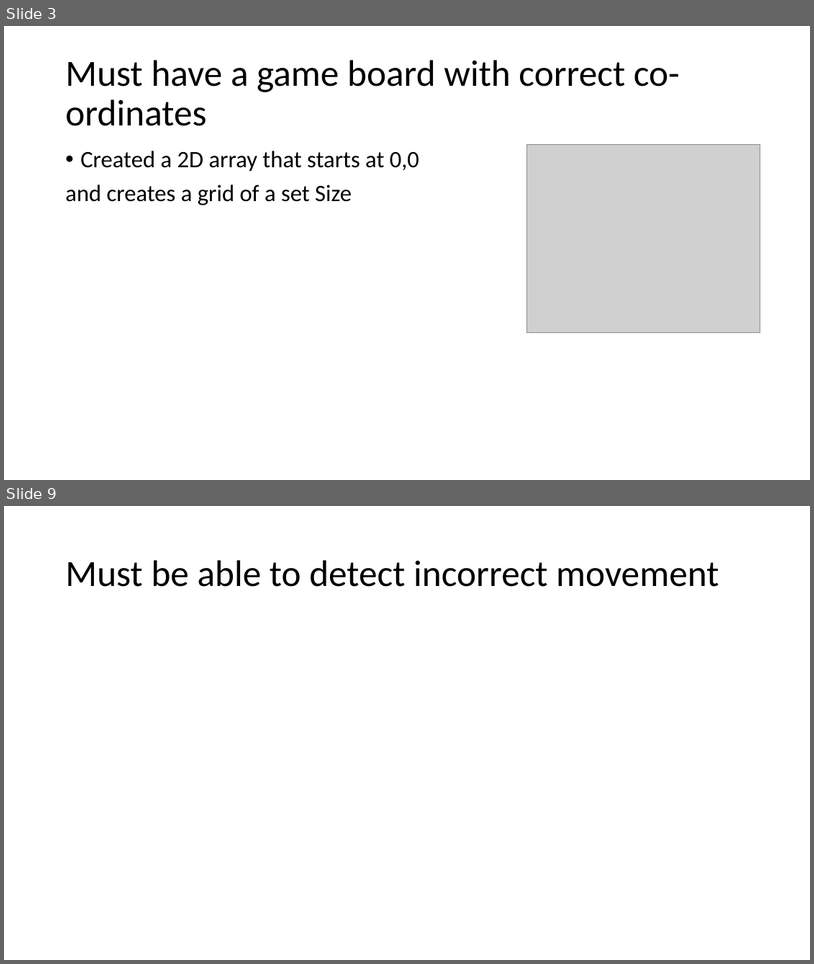
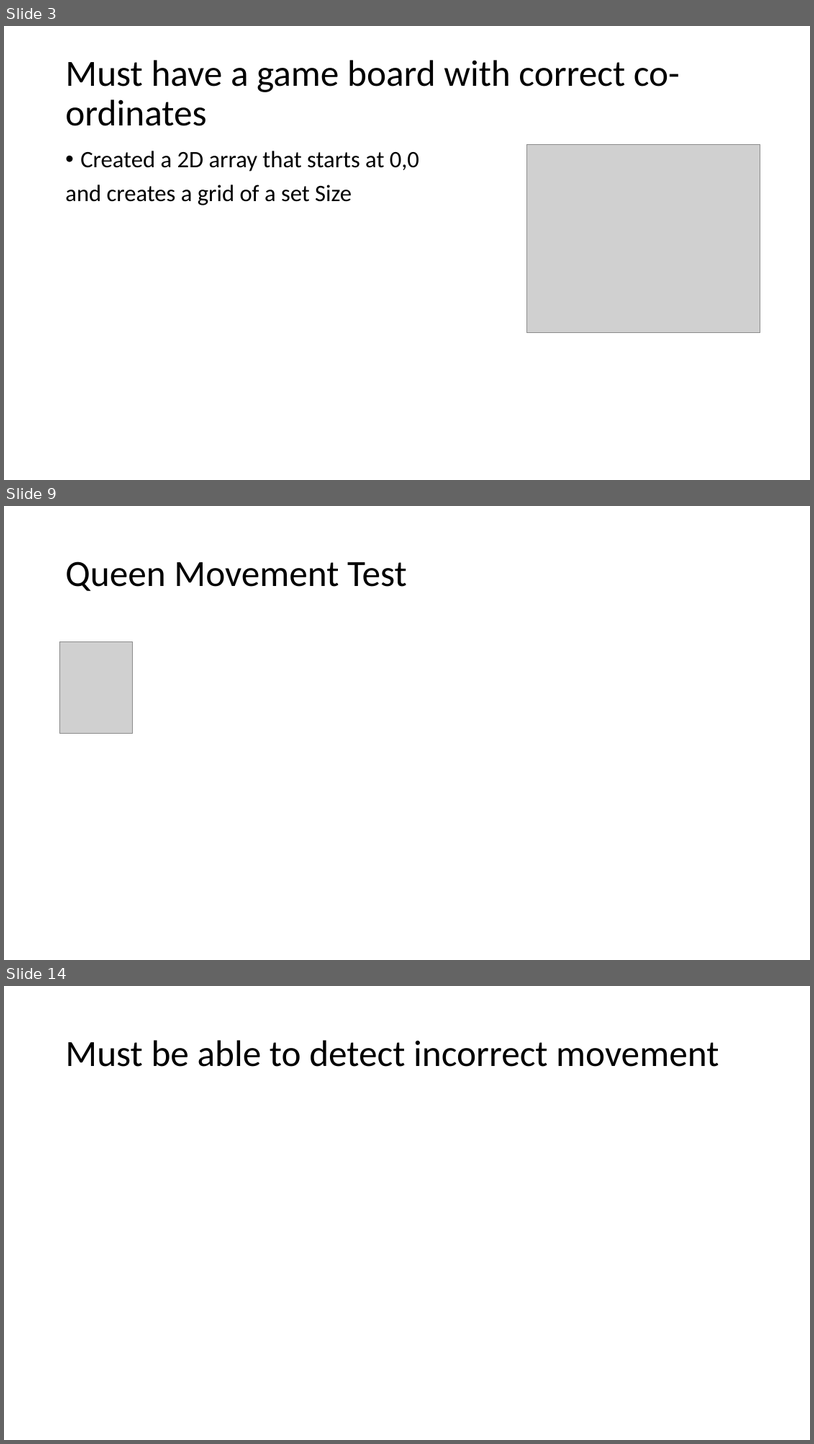
Before and after one commit to KeaganErasmus/BCDE222-C-, a slide deck: Presentation.pptx. Shown one above the other, each under a label of ours: slides 3 and 9 before the commit, slides 3, 9 and 14 after it; the slides between them are not shown. The pictures are 814x964 and 814x1444 pixels, drawn with LibreOffice and Linux fonts; fonts in the diff are those of the drawing; grey boxes stand for pictures. Boxes give left, top, right and bottom in pixels: in the first picture for what was removed or moved away, otherwise in the second. Text is boxed around its words. In the diff, an @@ line names an element or a change of style, - is before the commit and + after.

```diff
--- a/Presentation.pptx
+++ b/Presentation.pptx
@@ slide 9 added at box(4, 506, 810, 960), background #FFFFFF @@
@@ title added at box(65, 561, 407, 591), 44 pt, text #000000 @@
+Queen Movement Test
@@ picture added at box(59, 641, 133, 733) @@
@@ what was slide 9 is now slide 14 @@
```
Also in this commit, not shown: 7 slides changed, 5 other slides added, 23 other files.
